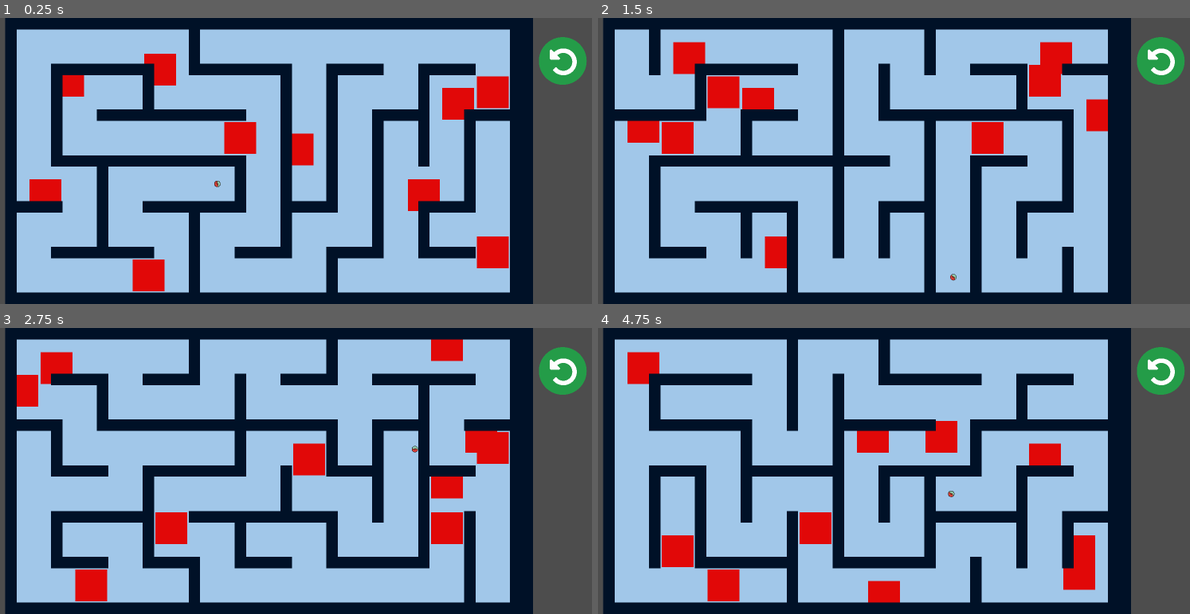
Above: before the commit, frames 1-4 (two rows, left to right).
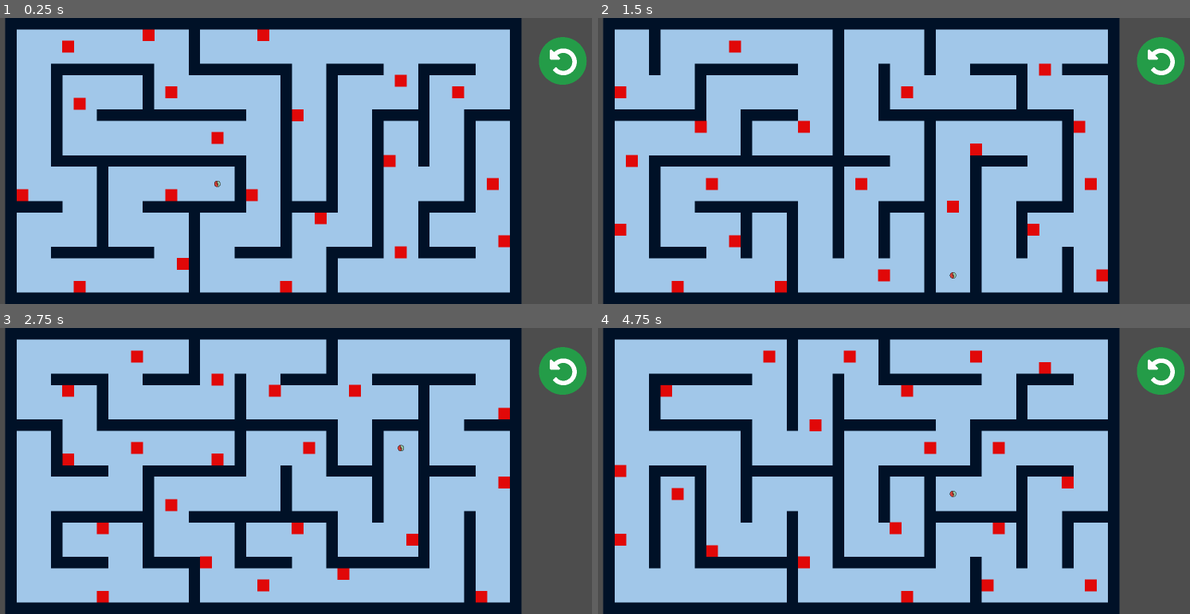
Above: after the commit, the same moments.

Repository: Herovero/GyroMaze
Game: Godot game, scene res://Scenes/main.tscn
The game is run twice, just before and just after one commit, with the same random seed, the same clock (stepped at 60 frames per second) and the same inputs.
Inputs:
- Up to frame 1 (0.25 s): no input
- Up to frame 2 (1.5 s): tap Enter (ui_accept) at 0.5, 0.77, 1.25 s; hold Right (ui_right) 0.53-1.28 s; hold Down (ui_down) from 1.28 s (still down)
- Up to frame 3 (2.75 s): tap Enter (ui_accept) at 1.52, 2 s; release Down (ui_down) at 2.03 s; hold Right (ui_right) from 2.03 s (still down)
- Up to frame 4 (4.75 s): release Right (ui_right) at 2.78 s; hold Up (ui_up) 2.78-3.53 s; tap Enter (ui_accept) at 3.02, 3.5, 3.77, 4.25, 4.52 s; hold Left (ui_left) from 3.53 s (still down)

The runs differ from the first frame. In frame 1, 8.6% of the frame differs, in the area x 2-91%, y 0-100%; in frame 2, 8.6%; in frame 3, 8.5%; in frame 4, 8.6%.

Commit message:
Every time the level loads there's a 3 second grace period before player can move

Diff:
--- a/Scenes/hole.tscn
+++ b/Scenes/hole.tscn
@@ -4,16 +4,17 @@
 [ext_resource type="Texture2D" uid="uid://du6n22db78p13" path="res://Assets/red square.png" id="2_i6jlm"]
 
 [sub_resource type="RectangleShape2D" id="RectangleShape2D_i6jlm"]
-size = Vector2(400, 400)
+size = Vector2(500, 500)
 
 [node name="Hole1" type="Area2D" groups=["Holes"]]
 script = ExtResource("1_i6jlm")
 
 [node name="hole" type="Sprite2D" parent="."]
-scale = Vector2(0.8, 0.8)
+scale = Vector2(0.3, 0.3)
 texture = ExtResource("2_i6jlm")
 
 [node name="CollisionShape2D" type="CollisionShape2D" parent="."]
+scale = Vector2(0.3, 0.3)
 shape = SubResource("RectangleShape2D_i6jlm")
 
 [connection signal="body_entered" from="." to="." method="_on_body_entered"]
--- a/Scenes/main.tscn
+++ b/Scenes/main.tscn
@@ -14,6 +14,7 @@
 [node name="Sprite2D" type="Sprite2D" parent="."]
 script = ExtResource("2_6bp64")
 hole_scene = ExtResource("3_344ge")
+hole_count = 20
 
 [node name="Player" parent="." instance=ExtResource("1_bo1nx")]
 gravity_scale = 0.0
@@ -42,3 +43,9 @@
 position = Vector2(6699, 241)
 texture_normal = ExtResource("6_ynf5e")
 action = "ui_accept"
+
+[node name="Timer" type="Timer" parent="."]
+wait_time = 3.0
+autostart = true
+
+[connection signal="timeout" from="Timer" to="Player" method="_on_timer_timeout"]
--- a/Scripts/mazegen3.gd
+++ b/Scripts/mazegen3.gd
@@ -1,8 +1,10 @@
 extends Sprite2D
 
 # --- CONFIGURATION ---
-var map_width = 46
+var map_width = 45
 var map_height = 25
+#var map_width = randi_range(10, 30)
+#var map_height = randi_range(10, 30)
 
 # How wide (in tiles) should the path be?
 # 1 = Standard (Same size as wall)
@@ -150,37 +152,40 @@
 
 	var holes_spawned = 0
 
-	# Keep doing until exceeding max hole count
+	# Add array here to store currently spawned holes
+	var hole_positions: Array[Vector2i] = []
+
 	while holes_spawned < hole_count:
 
-		# 1. Pick a random coordinate on the map
 		var rand_x = randi() % map_width
 		var rand_y = randi() % map_height
 		var check_pos = Vector2i(rand_x, rand_y)
 
-		# 2. Check: Is this a FLOOR tile?
-		# We only want holes on the path (tile_v), not inside walls (tile_n)
+		# Check if this is within x tiles distance of an existing hole
+		var too_close := false
+		for existing in hole_positions:
+			if existing.distance_to(check_pos) <= 5:
+				too_close = true
+				break
+
+		if too_close:
+			continue
+
+		# Must be floor
 		if Maze.get_cell_atlas_coords(check_pos) == tile_v:
 
-			# 3. SAFETY CHECK: Don't spawn on top of the player!
-			# We calculate distance to the start position we saved earlier
-			# If it's too close (e.g. within 3 tiles), skip it.
+			# Avoid spawning too close to player start
 			if Vector2(check_pos).distance_to(Vector2(maze_pos)) < 3:
 				continue
 
-			# 4. Spawn the Hole
 			var new_hole = hole_scene.instantiate()
 
-			# Calculate pixel position (Same math as Player)
-			# Note: We need to calculate the specific center for this tile
-			# Since your tiles are large, we want the hole centered in the 16x16 grid cell
-			# OR centered in the large room depending on your preference.
-			# For now, let's center it on the specific grid cell:
+			# chatgpt instruction: add to array
+			hole_positions.append(check_pos)
+
 			var center_offset = Vector2(effective_tile_size / 2, effective_tile_size / 2)
 			new_hole.position = (Vector2(check_pos) * effective_tile_size) + center_offset
 
-			# Add it to the game scene (usually as a sibling of the maze)
-			# We add it to the parent so it's not part of the TileMap itself
 			get_parent().call_deferred("add_child", new_hole)
 
 			holes_spawned += 1
--- a/Scripts/player.gd
+++ b/Scripts/player.gd
@@ -5,7 +5,8 @@
 @export var tilt_strength: float = 5000.0
 @export var spin_speed: float = 0.03 # Controls how fast the visual spin is
 
-var should_reset = false
+var input_enabled: bool = false
+var should_reset: bool = false
 
 # Keeps track of the total distance traveled
 var rolled_accumulator = Vector2.ZERO
@@ -27,11 +28,13 @@
 	var input_direction = Vector2.ZERO
 
 	if OS.has_feature("mobile"):
-		var sensor_data = Input.get_gravity()
-		input_direction = Vector2(sensor_data.x, -sensor_data.y)
-		input_direction = input_direction / 4.9
+		if input_enabled == true:
+			var sensor_data = Input.get_gravity()
+			input_direction = Vector2(sensor_data.x, -sensor_data.y)
+			input_direction = input_direction / 9.8
 	else:
-		input_direction = Input.get_vector("ui_left", "ui_right", "ui_up", "ui_down") / 4
+		if input_enabled == true:
+			input_direction = Input.get_vector("ui_left", "ui_right", "ui_up", "ui_down") / 4
 
 	var force = input_direction * tilt_strength
 	apply_central_force(force)
@@ -94,3 +97,6 @@
 
 		# Turn the flag off so we don't get stuck at (0,0)
 		should_reset = false
+
+func _on_timer_timeout():
+	input_enabled = true
Not shown, changed: export_presets.cfg
